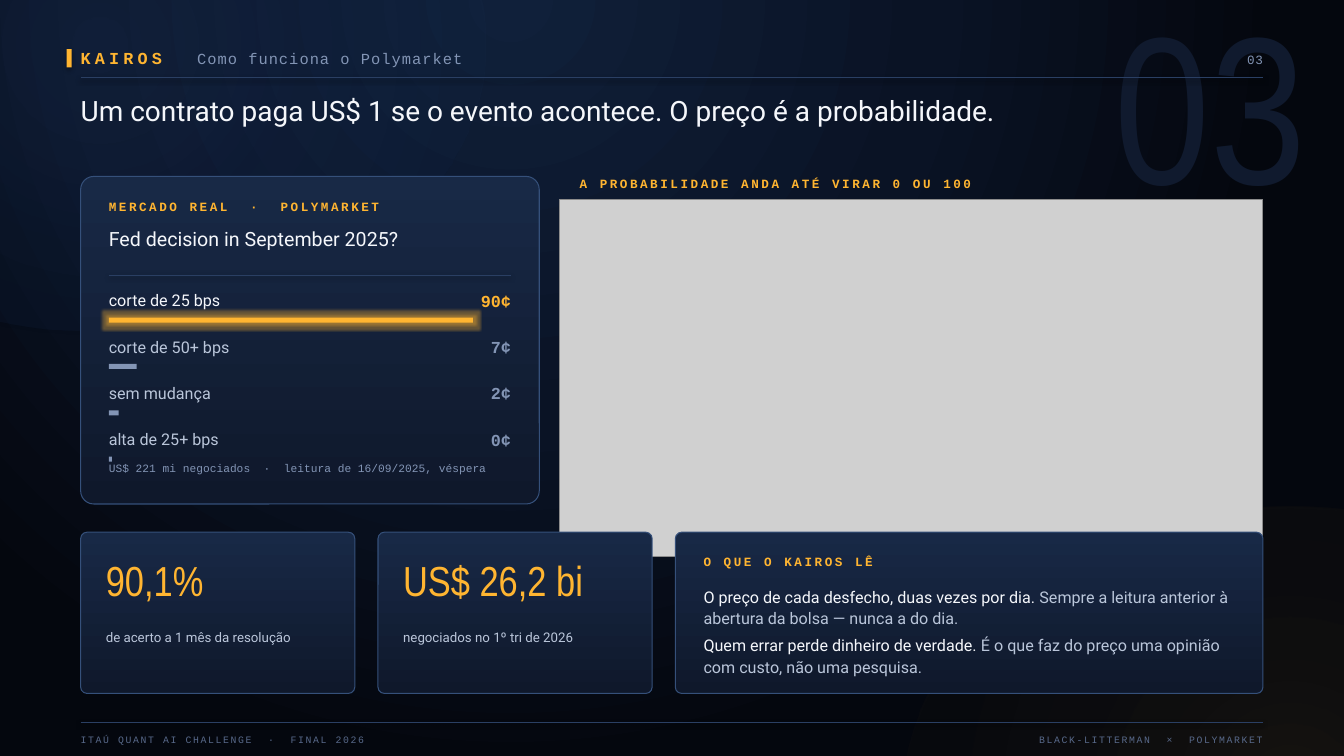
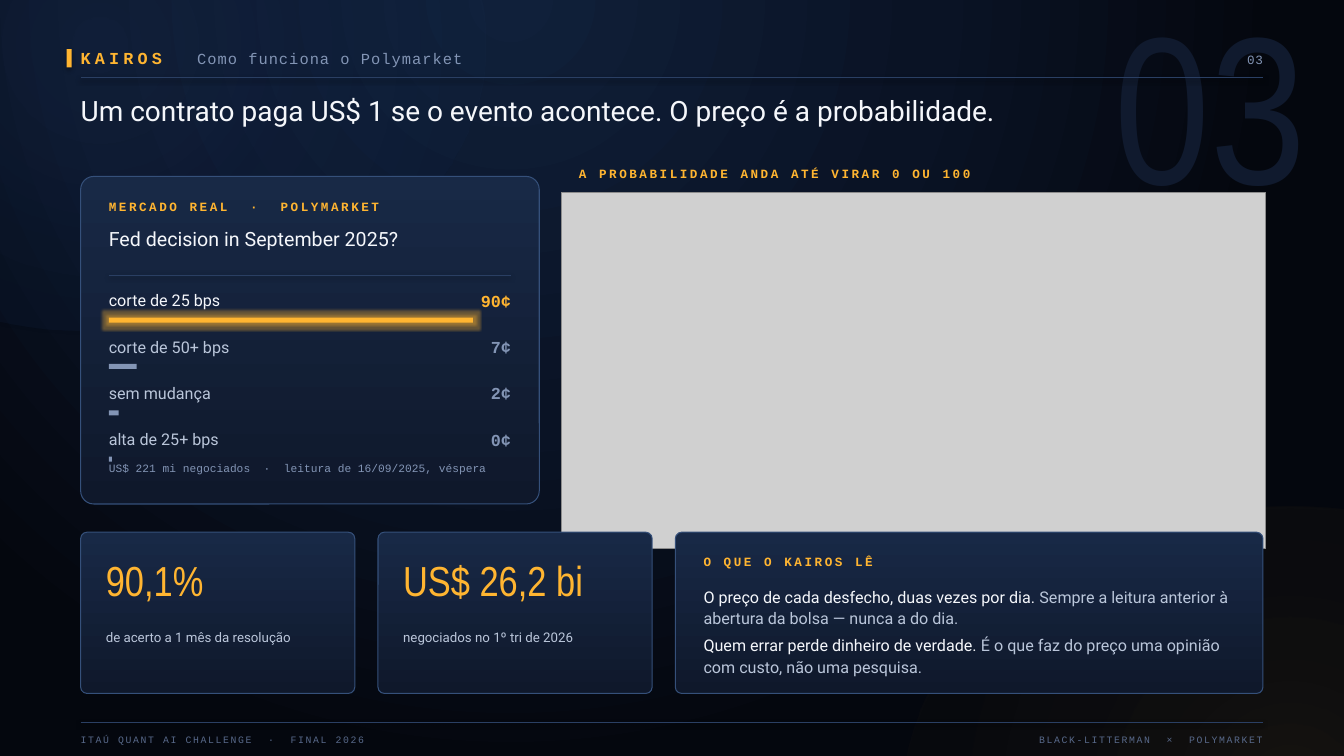
Before and after one commit to liahaller/Desafio-Quant-Itau, a slide deck: slide 1 of Final/Slides_novos.pptx. Drawn at 1344x756 pixels with LibreOffice and Linux fonts; fonts in the diff are those of the drawing; grey boxes stand for pictures. Boxes give left, top, right and bottom in pixels: in the first picture for what was removed or moved away, otherwise in the second. Text is boxed around its words. In the diff, an @@ line names an element or a change of style, - is before the commit and + after.

Commit message:
save do slide

```diff
--- a/Final/Slides_novos.pptx
+++ b/Final/Slides_novos.pptx
@@ text "A PROBABILIDADE ANDA ATÉ VIRAR ...": place and size @@
-text "A PROBABILIDADE ANDA ATÉ VIRAR ..." at [580, 179, 971, 188]
+text "A PROBABILIDADE ANDA ATÉ VIRAR ..." at [579, 169, 971, 178]
@@ picture: place and size @@
-picture at [560, 200, 1263, 557]
+picture at [562, 193, 1265, 549]
```
